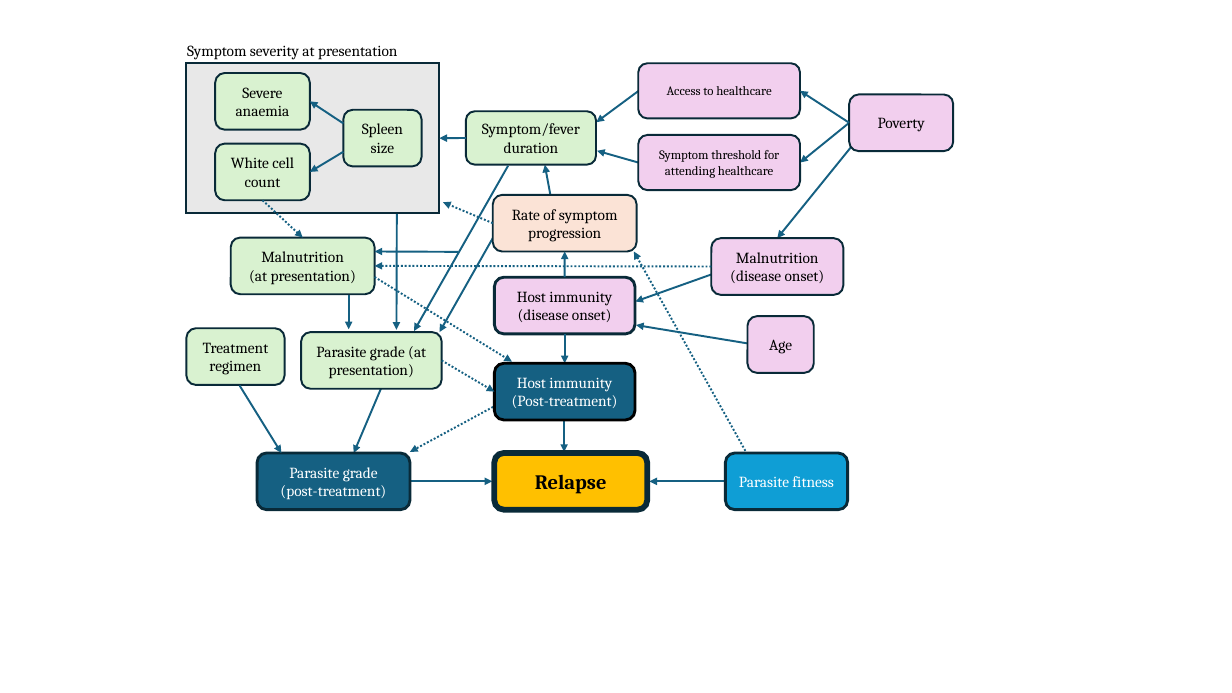
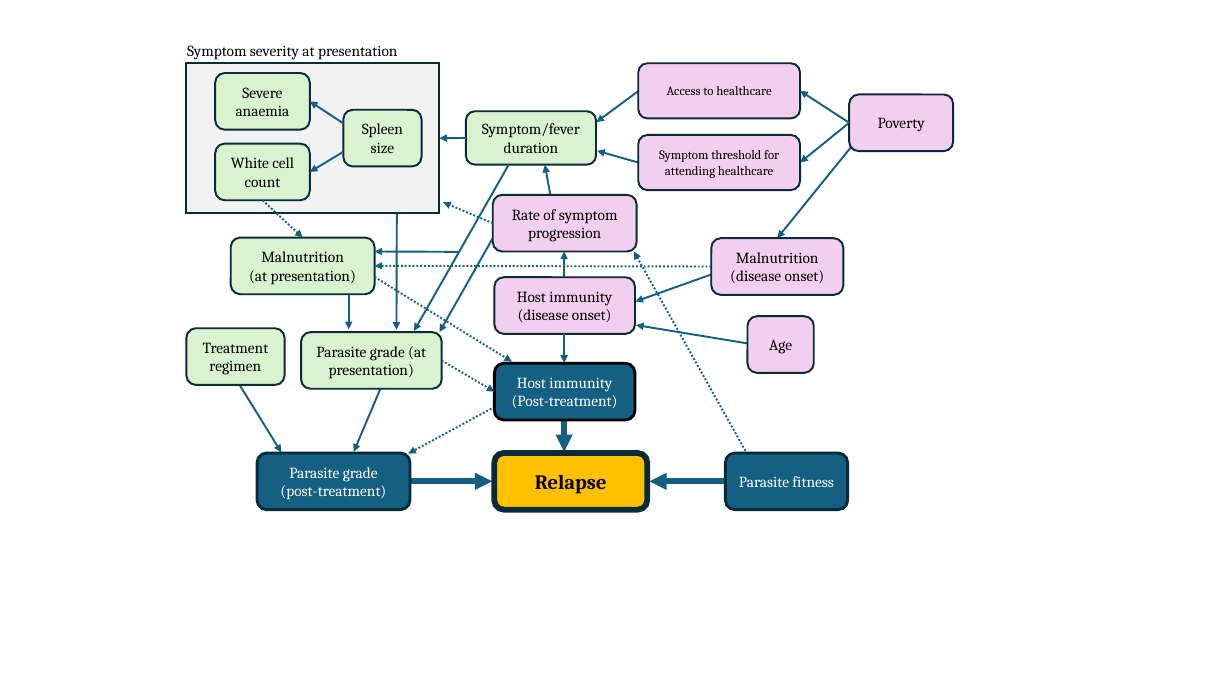
Before and after one commit to jpwil/thesis, a slide deck: slide 1 of figures/ch7/DAG.pptx. Drawn at 1232x693 pixels with LibreOffice and Linux fonts; fonts in the diff are those of the drawing. Boxes give left, top, right and bottom in pixels: in the first picture for what was removed or moved away, otherwise in the second. Text is boxed around its words. In the diff, an @@ line names an element or a change of style, - is before the commit and + after.

```diff
--- a/figures/ch7/DAG.pptx
+++ b/figures/ch7/DAG.pptx
@@ rounded rectangle "Rate of symptom progression" at [493,195,637,251]: fill #FBE3D6 to #F2CFEE @@
@@ arrow (565, 409) - (565, 452): stroke #156082 1.5 pt to #156082 4.5 pt @@
@@ rounded rectangle "Parasite fitness" at [726,453,848,509]: fill #0F9ED5 to #156082 @@
@@ arrow (408, 482) - (493, 482): stroke #156082 1.5 pt to #156082 4.5 pt @@
@@ arrow (726, 482) - (650, 482): stroke #156082 1.5 pt to #156082 4.5 pt @@
```
Also in this commit, not shown: 4 other files.
